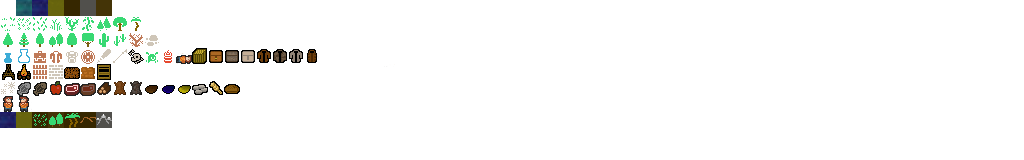
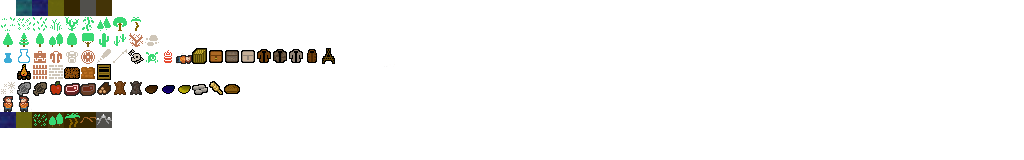
Comparing the layer stacks of the two w=1024, h=160 images. Changes:
painted on "tilesheet.png" over [2, 48, 335, 80]
